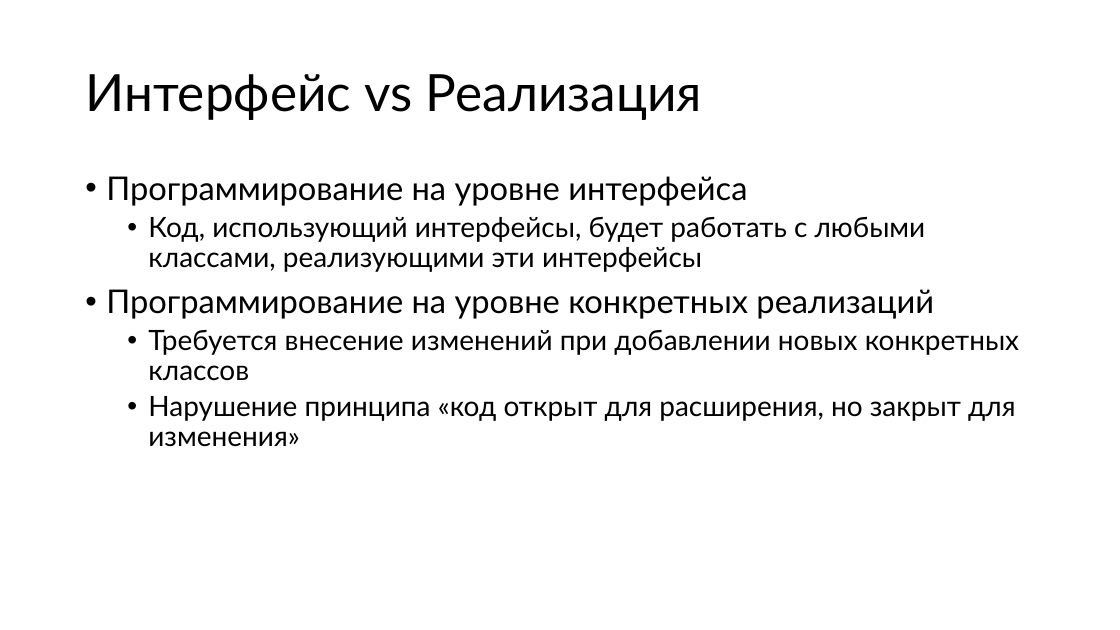
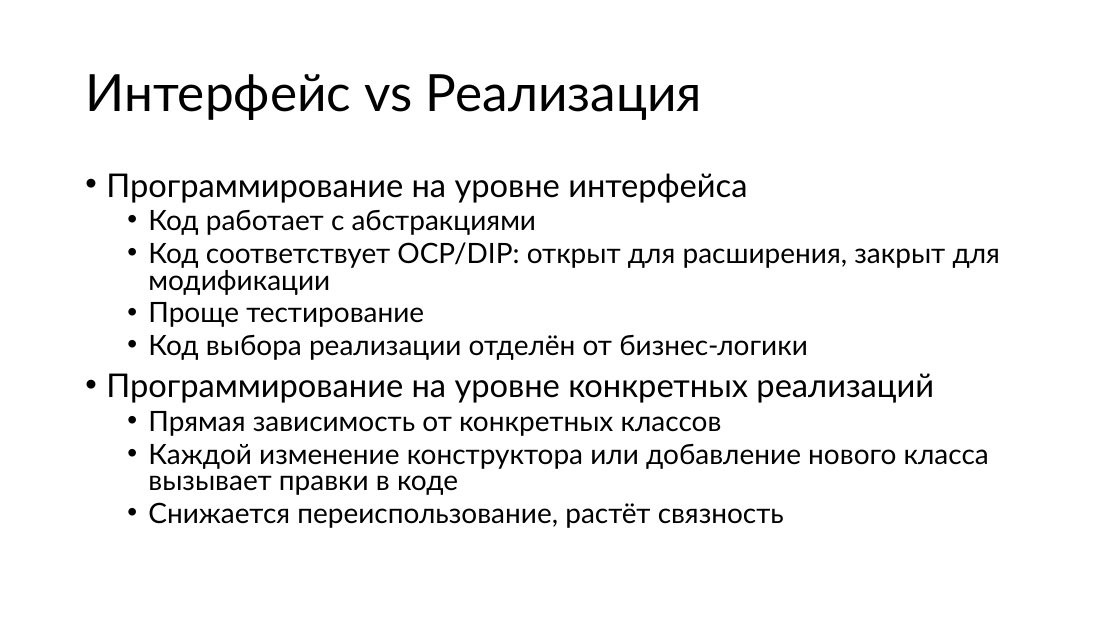
Before and after one commit to alexey-malov/ood, a slide deck: slide 3 of lectures/04.factory/factory.pptx (slide 5 before the commit). Drawn at 1120x630 pixels with LibreOffice and Linux fonts; fonts in the diff are those of the drawing. Boxes give left, top, right and bottom in pixels: in the first picture for what was removed or moved away, otherwise in the second. Text is boxed around its words. In the diff, an @@ line names an element or a change of style, - is before the commit and + after.

```diff
--- a/lectures/04.factory/factory.pptx
+++ b/lectures/04.factory/factory.pptx
@@ text at bbox=[106, 173, 934, 403]: line spacing 0.9 to 0.8 @@
@@ text at bbox=[148, 210, 1001, 360]: text changed @@
-  • Код, использующий интерфейсы, будет работать с любыми классами, реализующими эти интерфейсы
+  • Код работает с абстракциями
+  • Код соответствует OCP/DIP: открыт для расширения, закрыт для модификации
+  • Проще тестирование
+  • Код выбора реализации отделён от бизнес-логики
@@ text at bbox=[148, 411, 989, 528]: text changed @@
-  • Требуется внесение изменений при добавлении новых конкретных классов
-  • Нарушение принципа «код открыт для расширения, но закрыт для изменения»
+  • Прямая зависимость от конкретных классов
+  • Каждой изменение конструктора или добавление нового класса вызывает правки в коде
+  • Снижается переиспользование, растёт связность
```
Also in this commit, not shown: 29 other slides changed, 14 slides added, 4 slides removed, 5 other files.
